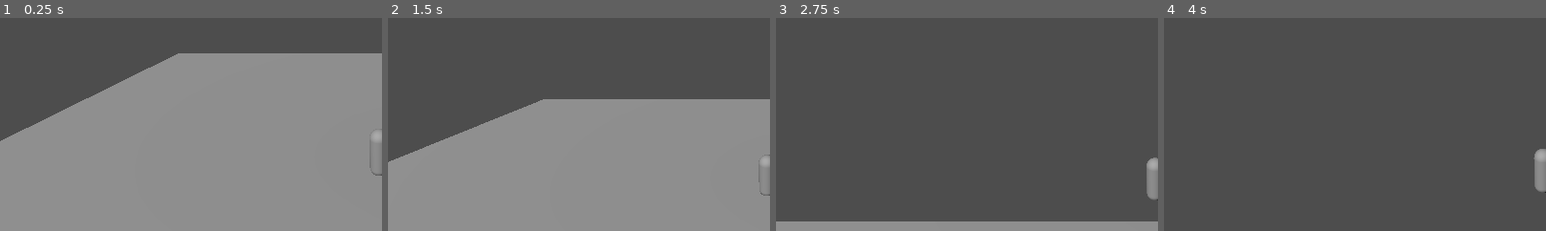
Above: before the commit, frames 1-4 (left to right).
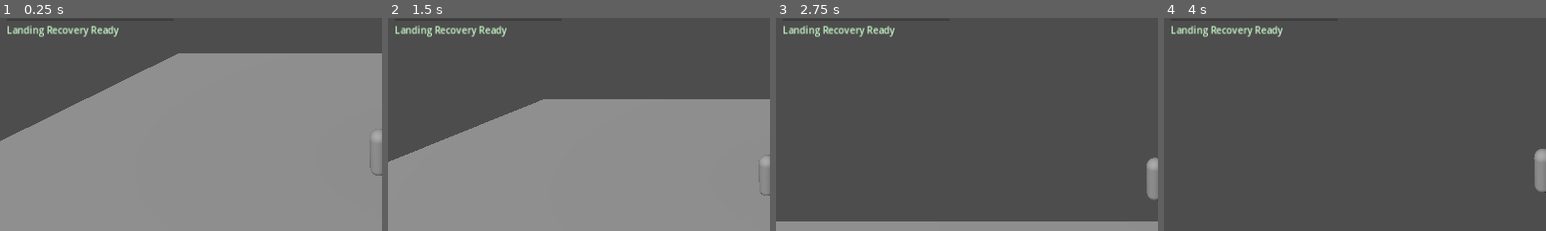
Above: after the commit, the same moments.

Repository: thegoatleroyjenkins/arpg-game
Game: Godot game, scene res://prototype3d/main_3d.tscn
Same seed, same stepped clock (60 frames per second), same inputs: the game is played once before the commit and once after it. This scene is started directly instead of the project's main scene.
Inputs (mouse positions are % of the whole screen's width and height, from its top left):
- Up to frame 1 (0.25 s): no input
- Up to frame 2 (1.5 s): tap Enter (ui_accept) at 0.5 s; move the mouse to (55, 49) at 0.52 s; press the mouse at (55, 49) at 0.53 s; hold W (move_up) from 0.53 s (still down); tap Space (jump) at 0.77 s; move the mouse to (45, 50) at 1.27 s; release the mouse at (45, 50) at 1.28 s; tap Q (dash) at 1.35 s
- Up to frame 3 (2.75 s): keep holding W (move_up); tap Space (jump) at 1.52 s; move the mouse to (52, 48) at 2.02 s; hold Shift (sprint) from 2.03 s (still down)
- Up to frame 4 (4 s): keep holding W (move_up); move the mouse to (49, 51) at 2.77 s; release Shift (sprint) at 2.78 s; click (49, 51) at 2.85 s; tap Space (jump) at 3.02, 3.77 s; move the mouse to (57, 51) at 3.52 s; tap Q (dash) at 3.6 s
The pictures show only the part of the screen within x 0-50%, y 19-69%; the shares and areas given below are measured in that part.

The runs differ from the first frame. In frame 1, 0.7% of the frame differs, in the area x 2-31%, y 3-9%; in frame 2, 0.7%; in frame 3, 0.7%; in frame 4, 0.7%.

Commit message:
Add 3D hard-landing recovery HUD feedback

Diff:
--- a/prototype3d/main_3d.tscn
+++ b/prototype3d/main_3d.tscn
@@ -89,3 +89,13 @@
 [node name="SprintStateLabel" type="Label" parent="StaminaHud/MarginContainer/VBoxContainer"]
 layout_mode = 2
 text = "Sprint READY"
+
+[node name="LandingRecoveryBar" type="ProgressBar" parent="StaminaHud/MarginContainer/VBoxContainer"]
+layout_mode = 2
+max_value = 0.18
+value = 0.0
+show_percentage = false
+
+[node name="LandingRecoveryLabel" type="Label" parent="StaminaHud/MarginContainer/VBoxContainer"]
+layout_mode = 2
+text = "Landing Recovery Ready"
--- a/prototype3d/player_3d.gd
+++ b/prototype3d/player_3d.gd
@@ -12,6 +12,7 @@
 signal dash_charges_changed(current: int, max_value: int)
 signal air_jumps_changed(current: int, max_value: int)
 signal sprint_state_changed(is_sprinting: bool, is_exhausted: bool)
+signal landing_recovery_changed(remaining: float, max_value: float)
 
 var look_target: Vector3
 var target_camera_distance: float = 0.0
@@ -48,6 +49,7 @@
 	_emit_dash_cooldown_changed()
 	_emit_air_jumps_changed()
 	_emit_sprint_state_changed(true)
+	_emit_landing_recovery_changed()
 	Input.set_mouse_mode(Input.MOUSE_MODE_CAPTURED)
 
 func _unhandled_input(event: InputEvent) -> void:
@@ -103,6 +105,7 @@
 
 	if landing_recovery_left > 0.0:
 		landing_recovery_left = max(0.0, landing_recovery_left - delta)
+		_emit_landing_recovery_changed()
 
 	# Movement input
 	var input_vec := Vector2(
@@ -206,6 +209,7 @@
 		landing_recovery_left = max(landing_recovery_left, max(0.0, tuning.hard_landing_recovery_time))
 		_use_stamina(max(0.0, tuning.hard_landing_stamina_cost))
 		_add_camera_impulse(Vector3(0.0, -1.0, 0.0), tuning.camera_landing_impulse_strength)
+		_emit_landing_recovery_changed()
 
 	# Face movement direction with data-driven turn speed smoothing.
 	var horizontal_vel := Vector3(velocity.x, 0.0, velocity.z)
@@ -366,3 +370,9 @@
 	_last_emitted_sprinting = sprinting_now
 	_last_emitted_sprint_exhausted = sprint_exhausted
 	sprint_state_changed.emit(sprinting_now, sprint_exhausted)
+
+func _landing_recovery_max() -> float:
+	return max(0.01, tuning.hard_landing_recovery_time)
+
+func _emit_landing_recovery_changed() -> void:
+	landing_recovery_changed.emit(landing_recovery_left, _landing_recovery_max())
--- a/prototype3d/stamina_hud_3d.gd
+++ b/prototype3d/stamina_hud_3d.gd
@@ -8,6 +8,8 @@
 @onready var dash_cooldown_label: Label = $MarginContainer/VBoxContainer/DashCooldownLabel
 @onready var air_jump_label: Label = $MarginContainer/VBoxContainer/AirJumpLabel
 @onready var sprint_state_label: Label = $MarginContainer/VBoxContainer/SprintStateLabel
+@onready var landing_recovery_bar: ProgressBar = $MarginContainer/VBoxContainer/LandingRecoveryBar
+@onready var landing_recovery_label: Label = $MarginContainer/VBoxContainer/LandingRecoveryLabel
 
 var dash_charges_current: int = 0
 var dash_charges_max: int = 1
@@ -37,26 +39,33 @@
 	if not player.has_signal("sprint_state_changed"):
 		push_warning("StaminaHud3D target does not expose sprint_state_changed signal")
 		return
+	if not player.has_signal("landing_recovery_changed"):
+		push_warning("StaminaHud3D target does not expose landing_recovery_changed signal")
+		return
 
 	player.stamina_changed.connect(_on_stamina_changed)
 	player.dash_cooldown_changed.connect(_on_dash_cooldown_changed)
 	player.dash_charges_changed.connect(_on_dash_charges_changed)
 	player.air_jumps_changed.connect(_on_air_jumps_changed)
 	player.sprint_state_changed.connect(_on_sprint_state_changed)
+	player.landing_recovery_changed.connect(_on_landing_recovery_changed)
 	var current_stamina := float(player.get("stamina"))
 	var current_dash_cooldown := float(player.call("_next_dash_ready_remaining"))
 	var current_dash_charges := int(player.get("dash_charges"))
 	var current_air_jumps := int(player.get("air_jumps_left"))
+	var current_landing_recovery := float(player.get("landing_recovery_left"))
 	var tuning_resource: Resource = player.get("tuning")
 	var max_stamina := 100.0
 	var max_dash_cooldown := 1.0
 	var max_dash_charges := 1
 	var max_air_jumps := 0
+	var max_landing_recovery := 0.18
 	if tuning_resource != null:
 		max_stamina = float(tuning_resource.get("max_stamina"))
 		max_dash_cooldown = max(0.01, float(player.call("_next_dash_ready_max")))
 		max_dash_charges = max(1, int(tuning_resource.get("dash_max_charges")))
 		max_air_jumps = max(0, int(tuning_resource.get("max_air_jumps")))
+		max_landing_recovery = max(0.01, float(tuning_resource.get("hard_landing_recovery_time")))
 		if tuning_resource.has_method("get"):
 			low_stamina_warning_ratio = clamp(float(tuning_resource.get("low_stamina_warning_ratio")), 0.0, 1.0)
 			low_stamina_pulse_speed = max(0.01, float(tuning_resource.get("low_stamina_pulse_speed")))
@@ -66,6 +75,7 @@
 	_on_dash_cooldown_changed(current_dash_cooldown, max_dash_cooldown)
 	_on_air_jumps_changed(current_air_jumps, max_air_jumps)
 	_on_sprint_state_changed(bool(player.get("sprinting_now")), bool(player.get("sprint_exhausted")))
+	_on_landing_recovery_changed(current_landing_recovery, max_landing_recovery)
 
 func _process(_delta: float) -> void:
 	if not low_stamina_active:
@@ -115,3 +125,13 @@
 	else:
 		sprint_state_label.text = "Sprint READY"
 		sprint_state_label.modulate = Color(0.85, 0.9, 1.0)
+
+func _on_landing_recovery_changed(remaining: float, max_value: float) -> void:
+	landing_recovery_bar.max_value = max(0.01, max_value)
+	landing_recovery_bar.value = clamp(remaining, 0.0, landing_recovery_bar.max_value)
+	if remaining > 0.01:
+		landing_recovery_label.text = "Landing Recovery %.2fs" % remaining
+		landing_recovery_label.modulate = Color(1.0, 0.82, 0.45)
+	else:
+		landing_recovery_label.text = "Landing Recovery Ready"
+		landing_recovery_label.modulate = Color(0.8, 1.0, 0.8)
Not shown, changed: README.md
